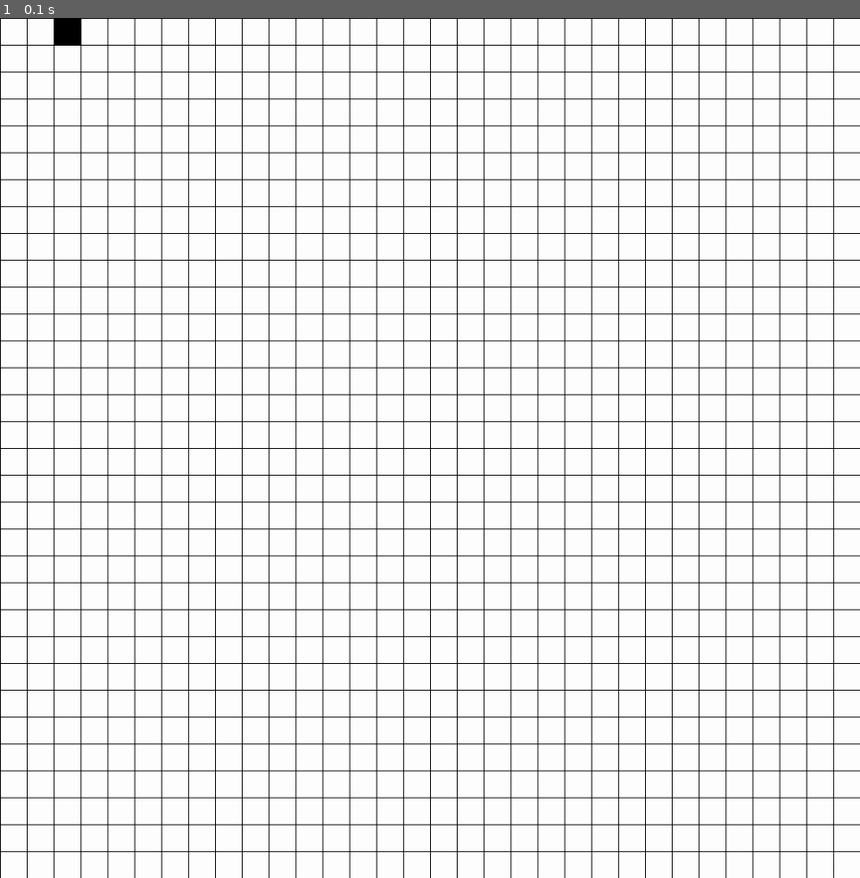
Above: before the commit, frame 1.
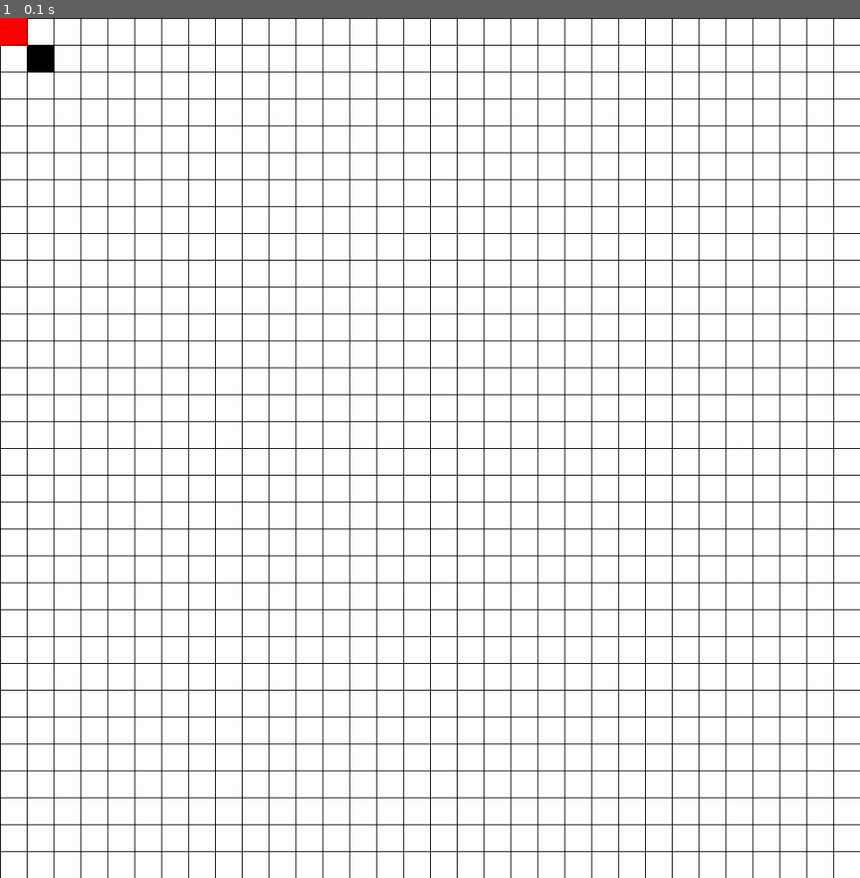
Above: after the commit, the same moment.

Repository: pretzelogical/snake-pygame
Game: pygame game, started from main.py
Two runs of this game, one before a commit and one after it. Both use one fixed random seed, a clock stepped at 60 frames per second and the inputs below.
Inputs:
- Up to frame 1 (0.1 s): no input

The runs differ from the first frame. In frame 1, 0.3% of the frame differs, in the area x 0-10%, y 0-7%.

Commit message:
Add classes for objects

Diff:
--- a/main.py
+++ b/main.py
@@ -6,7 +6,17 @@
 GRID_SIZE = 32
 # Colors
 COL_BLACK = pygame.Color("black")
+COL_RED = pygame.Color("red")
 
+class Snake(pygame.Rect):
+    def __init__(self, *args, **kwargs):
+        super().__init__(*args, **kwargs)
+        self.color = COL_BLACK
+
+class Food(pygame.Rect):
+    def __init__(self, *args, **kwargs):
+        super().__init__(*args, **kwargs)
+        self.color = COL_RED
 
 def createGameField():
     """ Returns a cols x rows list"""
@@ -20,8 +30,9 @@
         pygame.draw.line(screen, COL_BLACK, (0, i), (SCREEN_SIZE, i))
 
 def drawBlocks(screen, blocks):
+    """ Draws blocks """
     for block in blocks:
-        pygame.draw.rect(screen, COL_BLACK, pygame.Rect(block.x, block.y, GRID_SIZE, GRID_SIZE))
+        pygame.draw.rect(screen, block.color, block)
 
 def main():
     pygame.init()
@@ -29,8 +40,9 @@
     pygame.display.set_caption("Snake")
     gameField = createGameField()
     clock = pygame.time.Clock()
-    block = pygame.Rect(64, 0, GRID_SIZE, GRID_SIZE)
-    blocks = [block]
+    snake = Snake(GRID_SIZE, GRID_SIZE, GRID_SIZE, GRID_SIZE)
+    food = Food(0, 0, GRID_SIZE, GRID_SIZE)
+    blocks = [snake, food]
     running = True
 
     while running:
